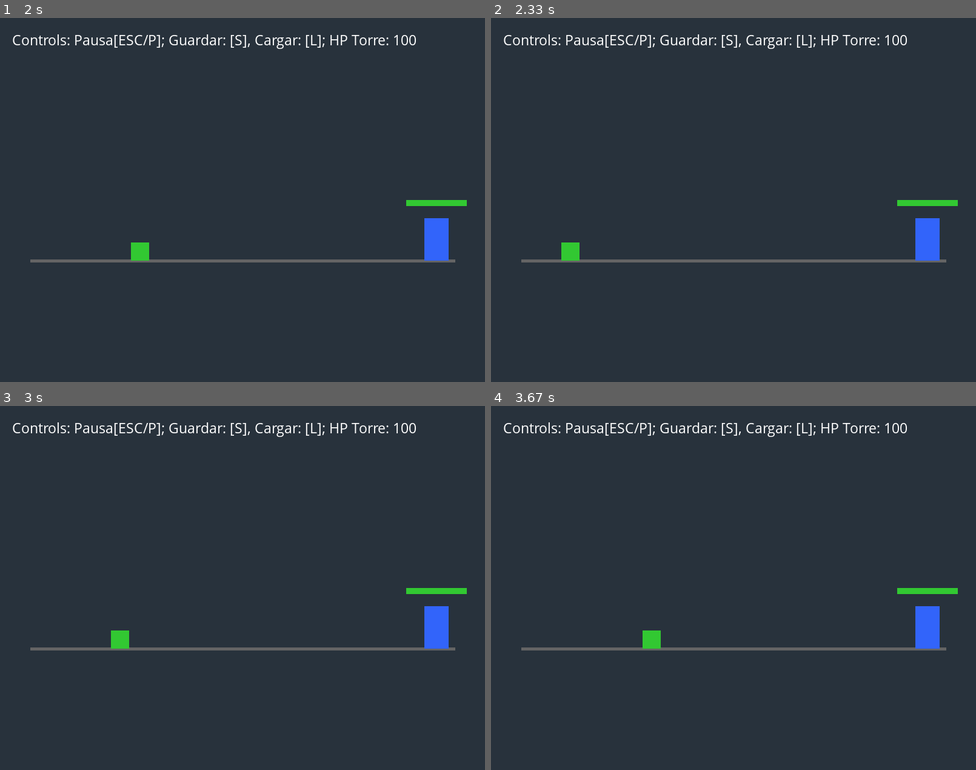
Above: before the commit, frames 1-4 (two rows, left to right).
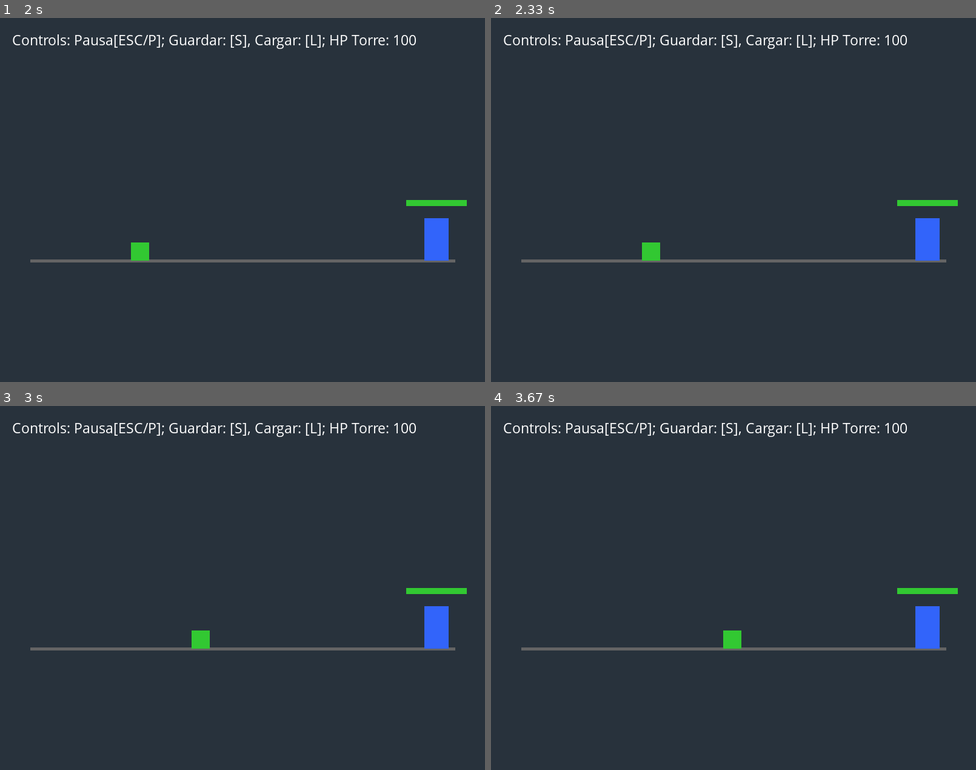
Above: after the commit, the same moments.

Repository: j4zyln2-cshpy/Final-Proyect
Game: pygame game, started from main.py
Two runs of this game, one before a commit and one after it. Both use one fixed random seed, a clock stepped at 60 frames per second and the inputs below.
Inputs:
- Up to frame 1 (2 s): tap Enter at 0.33 s; tap S at 0.67 s
- Up to frame 2 (2.33 s): tap L at 2 s
- Up to frame 3 (3 s): no input
- Up to frame 4 (3.67 s): no input

Frame 1 is identical in both runs. In frame 2, 0.4% of the frame differs, in the area x 14-35%, y 61-67%; in frame 3, 0.4%; in frame 4, 0.4%.

Commit message:
actualización de archivo de lectura, guardado y carga de save_game y load_game, pasa de ser .json a ser LSD.db

Diff:
--- a/states/game_state.py
+++ b/states/game_state.py
@@ -1,6 +1,6 @@
 import pygame
 from states.base_state import BaseState
-import json #obvi
+import sqlite3 #obvi
 import os
 
 class GameState(BaseState):
@@ -16,7 +16,7 @@
         self.torre_hp = 100.0
         self.max_torre_hp = 100.0
         self.oro = 0
-        self.puntuacion = 0
+        self.puntos = 0
         self.is_game_over = False
 
     def handle_events(self, event):
@@ -41,37 +41,54 @@
                 self.is_game_over = True
                 self.game.change_state("GAME_OVER")
 
-    def save_game(self, filename="savegame.json"): #aquí guardo los datos
-        data = {
-            "duende_x": self.duende_x,
-            "duende_speed": self.duende_speed,
-            "torre_x": self.torre_x,
-            "torre_hp": self.torre_hp,
-            "oro": self.oro,
-            "puntuacion": self.puntuacion
-        }
-        with open(filename, "w") as file:
-            json.dump(data, file, indent=4)
-        print("Su partida se ha guardado correctamente") #me lo saqué de kirby dreamland
+    def save_game(self, db_filename="database/LSD.db"): #aquí guardo los datos
+        #data = {
+            #"duende_x": self.duende_x,
+            #"duende_speed": self.duende_speed,
+            #"torre_x": self.torre_x,
+            #"torre_hp": self.torre_hp,
+            #"oro": self.oro,
+            #"puntuacion": self.puntuacion }
+        try:
+            conexion = sqlite3.connect(db_filename) #primero conectamos con sqlite3
+            cursor = conexion.cursor() #creamos un cursor posterior a su conexión
 
-    def load_game(self, filename="savegame.json"):
-        if not os.path.exists(filename):
+            query = "INSERT INTO puntuaciones (jugador, oleadas, puntos) VALUES (?,?,?)" #hago una consulta e inserto los valores del jugador, oleada y puntuación actual
+            values = ("Player 1", getattr(self, "oleada", 1), self.puntos) #estos son los valores actuales, Player 1 debería de cambiarse a self.name, pero eso no lo quiero hacer ahorita JAJA
+
+            cursor.execute(query, values) #ejecutamos la query con los valores correspodneitnes
+            conexion.commit() #los "imprimimos o escribimos" en el archivo .db
+            conexion.close() #y cerramos la conexión con sqlite3
+
+            print("Puntuación guardada correctamente en la Base de Datos")
+        except Exception as e:
+            print(f"Error al guardar en la database: {e}")
+
+    def load_game(self):
+        db_path = os.path.join(os.path.dirname(os.path.dirname(__file__)), "database", "LSD.db") # se me había olvidado que tenía que pasar 2 veces el nombre de la ruta del directorio
+        if not os.path.exists(db_path): #en el caso de que no exista el archivo de guardado
             print("No existe un archivo de guardado previo")
             return False
         try:
-            with open(filename, "r") as file:
-                print("pene")
-                data = json.load(file)
-                self.duende_x = data.get("duende_x", self.duende_x) #necesito recibir al "duende" creado en el constructor
-                self.duende_speed =  data.get("duende_speed", self.duende_speed) #necesito reibir la velocidad del duente, tmb creado en el constructor
-                self.torre_x =  data.get("torre_x", self.torre_x) #necesito recibir a la torre creado en el constructor
-                self.torre_hp = data.get("torre_hp", self.torre_hp)
-                self.max_torre_hp = data.get("max_torre_hp", self.max_torre_hp)
-                self.oro = data.get("oro", self.oro)
-                self.puntuacion = data.get("puntuacion", self.puntuacion)
-            print("Partida cargada exitosamente :3")
-        except FileNotFoundError:
-            print("No encontré ningun archivo bro, sorry :/")
+            conexion = sqlite3.connect(db_path)
+            cursor = conexion.cursor()
+
+            query = "SELECT oleadas, puntos FROM puntuaciones ORDER BY id DESC LIMIT 1"
+            cursor.execute(query)
+            result = cursor.fetchone()
+
+            conexion.close()
+
+            if result:
+               self.oleada = result[0]
+               self.puntuacion = result[1]
+               print(f"Partida cargada 'exitosamente'. Puntos: {self.puntos}; Oleada: {self.oleada}")
+               return True
+            else:
+                print("No hay ningun registro previo")
+                return False
+        except Exception as e:
+            print(f"No encontré ningun archivo bro, sorry :/, tenemos un error de {e}")
 
     def draw(self, surface):
         surface.fill((40,50,60))
